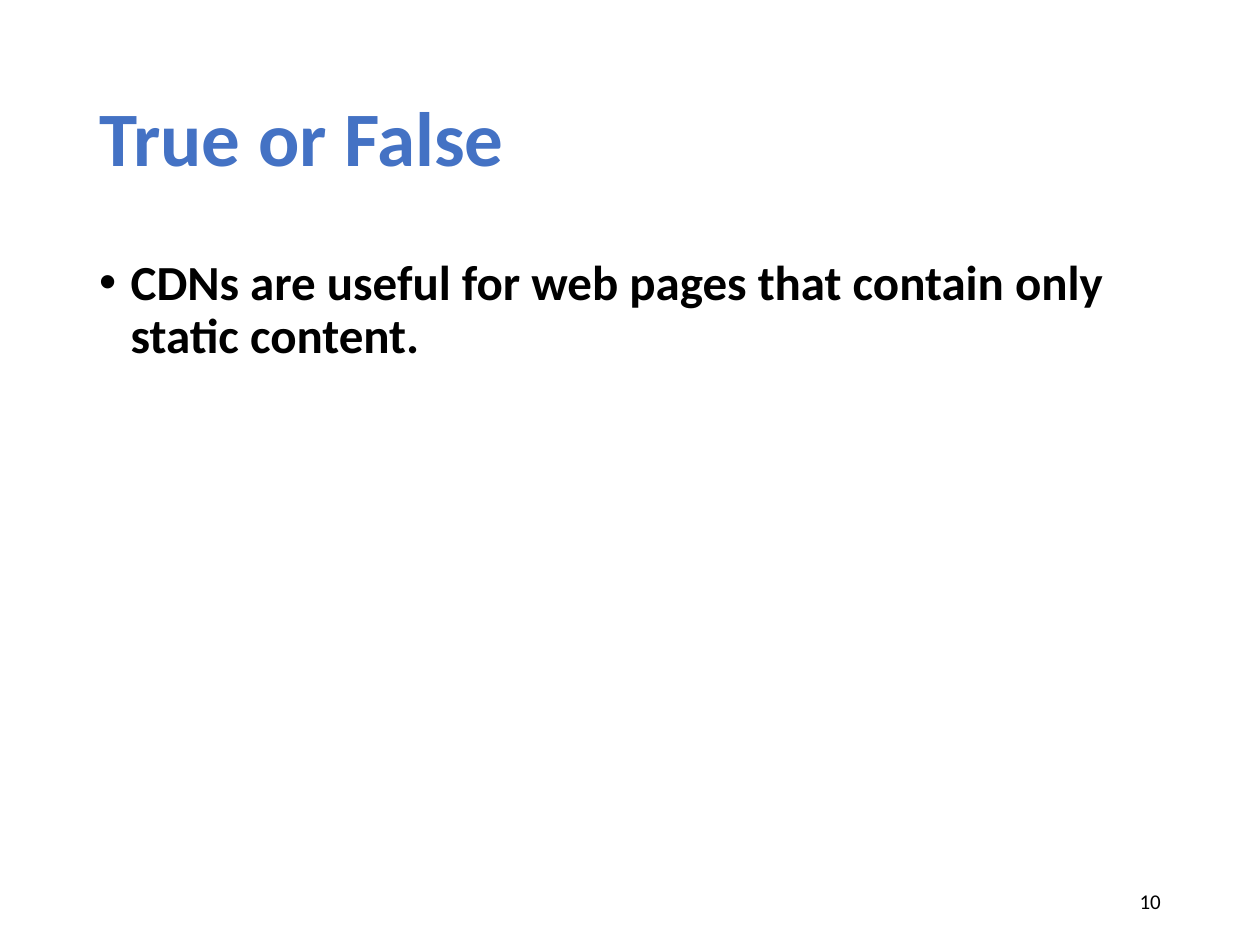
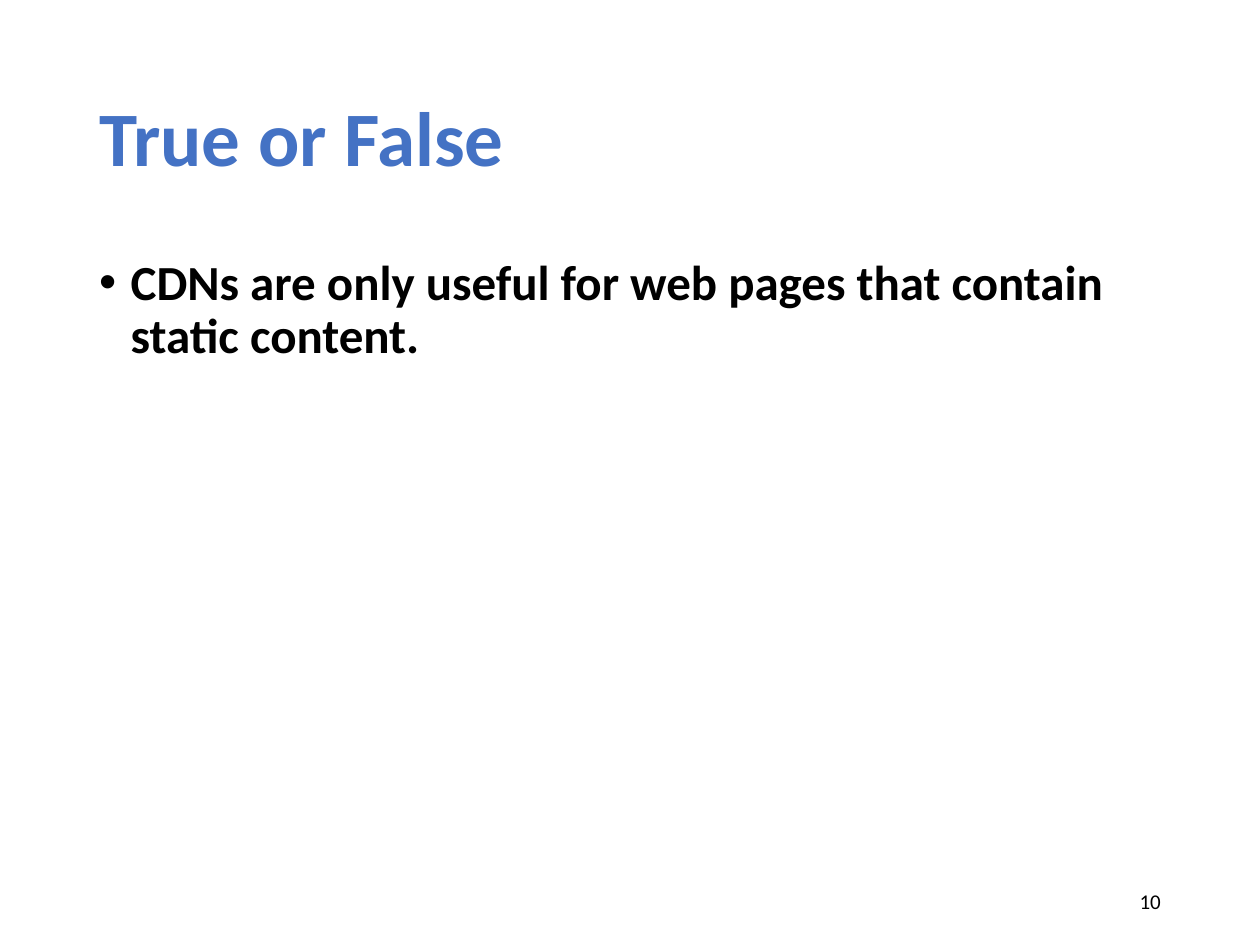
Before and after one commit to xinjin/course-net, a slide deck: slide 10 of slides/lab01.pptx. Drawn at 1260x945 pixels with LibreOffice and Linux fonts; fonts in the diff are those of the drawing. Boxes give left, top, right and bottom in pixels: in the first picture for what was removed or moved away, otherwise in the second. Text is boxed around its words. In the diff, an @@ line names an element or a change of style, - is before the commit and + after.

```diff
--- a/slides/lab01.pptx
+++ b/slides/lab01.pptx
@@ text at bbox=[131, 265, 1103, 354]: text changed @@
-• CDNs are useful for web pages that contain only static content.
+• CDNs are only useful for web pages that contain static content.
```
Also in this commit, not shown: 2 other slides changed, 1 other file.
